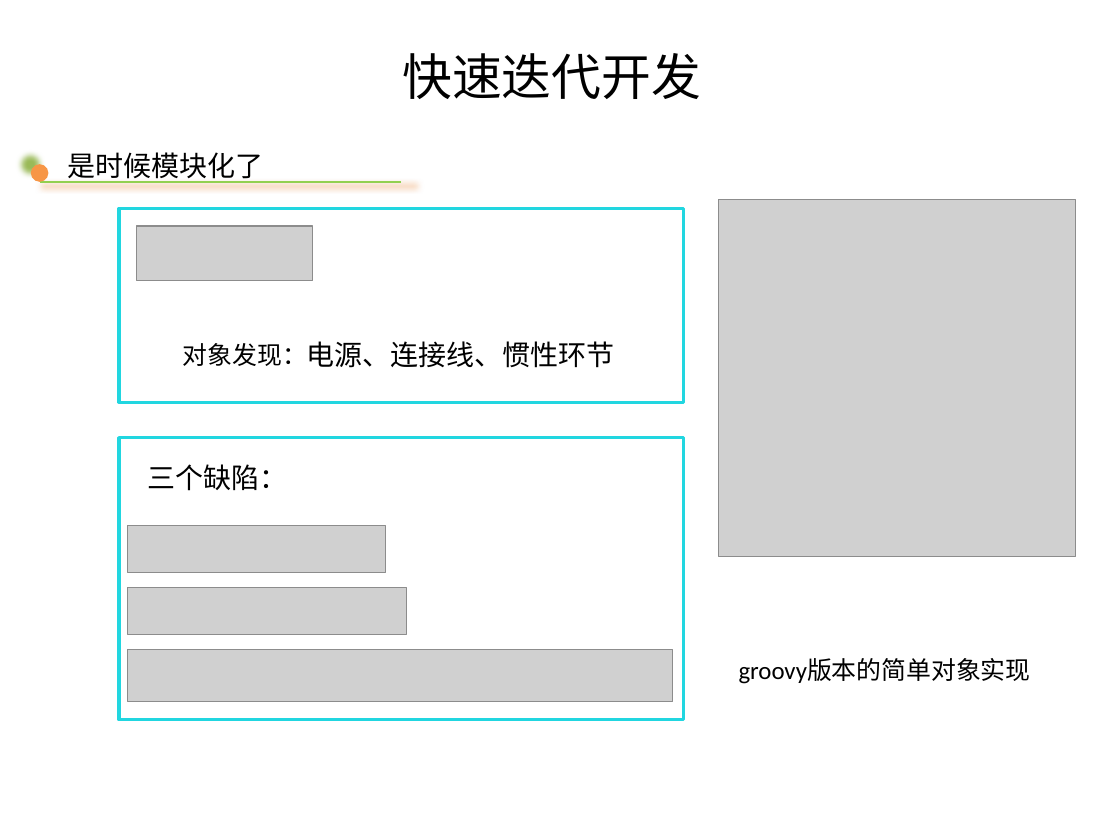
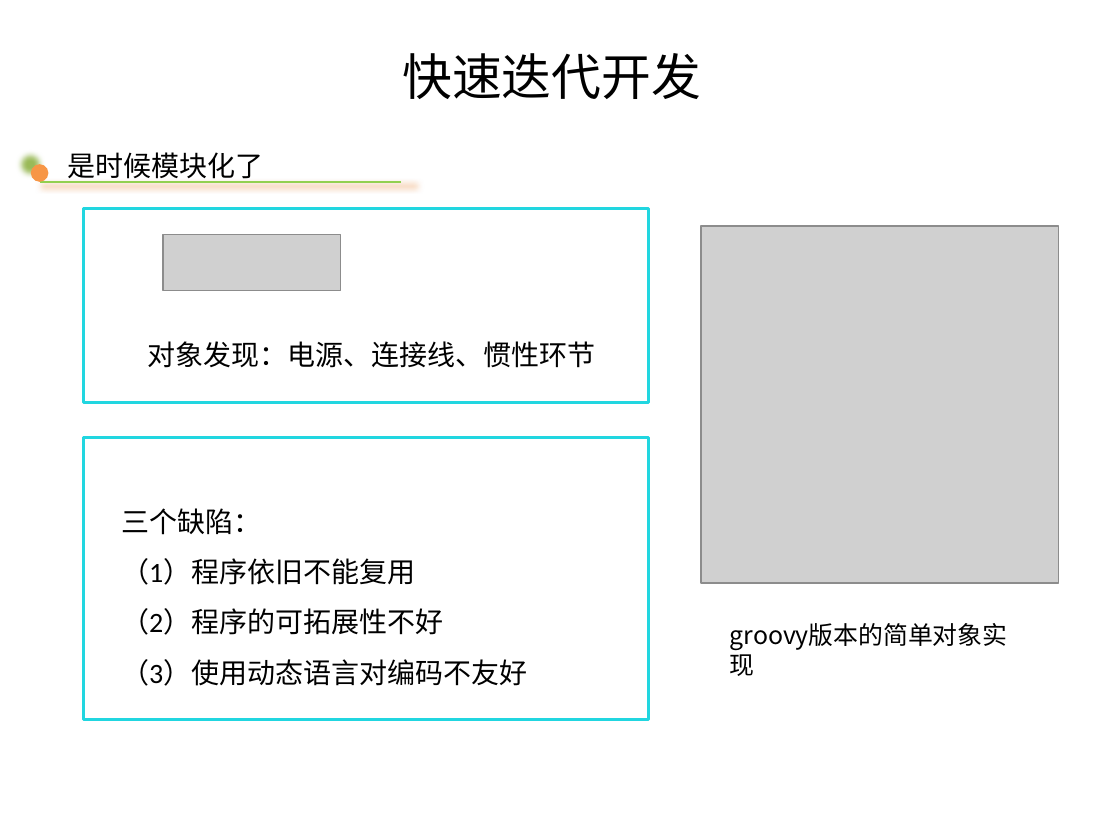
Before and after one commit to gongwm/graduate, a slide deck: slide 28 of 论文/水电机组控制与故障诊断_M201373325_胡弦_基于敏捷方法的水轮机仿真软件设计与实现.pptm (slide 27 before the commit). Drawn at 1120x840 pixels with LibreOffice and Linux fonts; fonts in the diff are those of the drawing; grey boxes stand for pictures; background and template pictures are left out. Boxes give left, top, right and bottom in pixels: in the first picture for what was removed or moved away, otherwise in the second. Text is boxed around its words. In the diff, an @@ line names an element or a change of style, - is before the commit and + after.

```diff
--- a/论文/水电机组控制与故障诊断_M201373325_胡弦_基于敏捷方法的水轮机仿真软件设计与实现.pptm
+++ b/论文/水电机组控制与故障诊断_M201373325_胡弦_基于敏捷方法的水轮机仿真软件设计与实现.pptm
@@ rectangle: place and size @@
-rectangle at (119, 208, 683, 402)
+rectangle at (84, 208, 648, 402)
@@ picture: place and size @@
-picture at (137, 226, 312, 281)
+picture at (164, 235, 342, 291)
@@ picture: place and size @@
-picture at (719, 199, 1076, 557)
+picture at (701, 226, 1058, 584)
@@ text at (148, 341, 596, 368): text changed @@
-电源、连接线、惯性环节
+对象发现：电源、连接线、惯性环节
@@ text removed at (183, 343, 307, 366) @@
-对象发现：
@@ rectangle: place and size @@
-rectangle at (119, 438, 683, 720)
+rectangle at (84, 438, 648, 720)
@@ text "三个缺陷：": place and size @@
-text "三个缺陷：" at (148, 464, 288, 491)
+text "三个缺陷：" at (121, 508, 527, 686)
@@ text at (121, 508, 261, 535): line spacing 1 to 1.5 @@
@@ picture removed at (128, 525, 385, 572) @@
@@ text at (121, 558, 527, 686): paragraphs added @@
+（1）程序依旧不能复用
+（2）程序的可拓展性不好
+（3）使用动态语言对编码不友好
@@ picture removed at (128, 588, 407, 635) @@
@@ text "groovy版本的简单对象实现": place and size @@
-text "groovy版本的简单对象实现" at (739, 659, 1031, 684)
+text "groovy版本的简单对象实现" at (719, 614, 1043, 655)
@@ text "groovy版本的简单对象实现" at (719, 614, 1043, 655): font Calibri to Noto Sans CJK SC @@
@@ picture removed at (128, 650, 672, 702) @@
```
Also in this commit, not shown: 26 other slides changed, 5 slides added, 7 other files.
